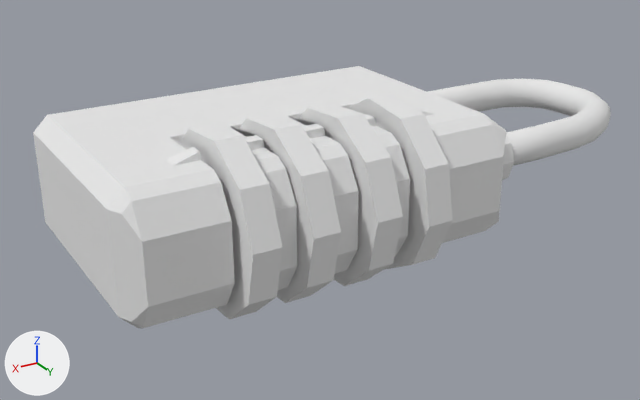
The Blender file Assets/Prefabs/Lock/lock.blend, before and after one commit.
The view is the same before and after, from a camera (50 mm lens) standing at (1.03, 3.24, 1.7) and looking at (-1.17, -0.42, -0.13). The lights are fixed; the arrows at lower left show +X, +Y and +Z.

The first picture shows 'lock', 'num0', 'num1', 'num2', 'num3', 'tube'.
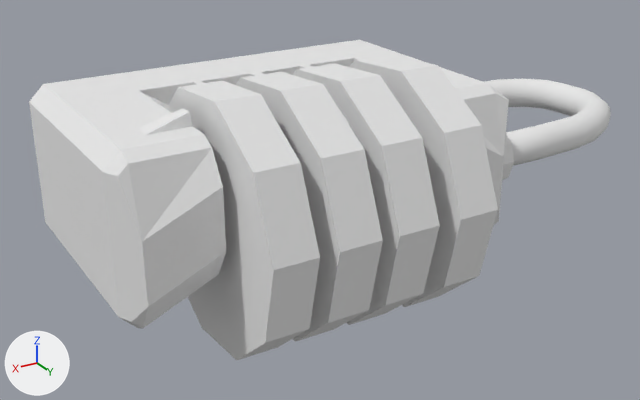
Boxes (x1, y1, x2, y2) around the edits, measured in the pictures (640 x 400 px; the box of a moved part takes in the faces that stretch with it):
'lock', reshaped (10% taller): before (33, 66, 514, 328); after (29, 40, 514, 328)
'num3', mesh rescaled, moved (48% wider, 42% taller): before (181, 124, 283, 320); after (169, 81, 320, 360)
'num2', mesh rescaled, moved (44% wider, 43% taller): before (239, 114, 341, 303); after (236, 72, 383, 342)
'num0', mesh rescaled, turned: before (348, 94, 453, 270); after (350, 55, 498, 307)
'num1', mesh rescaled, moved (41% wider, 43% taller): before (299, 104, 403, 286); after (293, 64, 440, 325)
part 1 of me_cube, moved or reshaped: before (33, 66, 506, 328); after (29, 40, 509, 328)
part 2 of me_cylinder, moved or reshaped: before (181, 94, 453, 320); after (169, 55, 498, 360)

The edits, one by one:
me_cube is used by ob_lock; location (-0.894, -0.452, 0.04); rotation (0.00826, 0.0, 0.0), in degrees (0.5, 0, 0).
me_cube had 164 vertices, 109 faces and spanned x -1.12..1.0, y -0.68..0.68, z -0.32..0.36.
me_cube now has 164 vertices, 109 faces and spans x -1.12..1.0, y -0.68..0.68, z -0.32..0.54.
me_cube part 1: 126 of 164 vertices moved; they spanned x -1.0..1.0, y -0.68..0.68, z -0.32..0.36 and now span x -1.0..1.0, y -0.68..0.68, z -0.16..0.54; mean shift (-0.03, -0.03, 0.16); largest move (-0.54, 0.04, -0.32) -> (-0.65, -0.23, -0.16).
me_cylinder has 20 vertices, 12 faces and spans x -0.97..0.97, y -1.0..1.0, z -1.0..1.0.
me_cylinder is used by ob_num0; parent ob_lock; location (-0.453, 0.376, 0.00231); rotation (-1.571, 19.59, -1.571), in degrees (-90, 42, -90); scale (0.434, 0.434, 0.0675).
me_cylinder part 2: the whole mesh is scaled about its middle by (1.43, 1.43, 1.55), then moved by (0.0, 0.0, -0.9).
Object 'num0' (ob_num0) turns from (-90, 42, -90) to (-90, 90, -90) degrees about x, y and z.
Object 'num1' (ob_num1) moves from (-0.166, 0.376, 0.00231) to (-0.125, 0.376, 0.00231).
Object 'num2' (ob_num2) moves from (0.155, 0.372, 0.00232) to (0.168, 0.372, 0.00232).
Object 'num3' (ob_num3) moves from (0.44, 0.372, 0.00232) to (0.47, 0.372, 0.00232).
